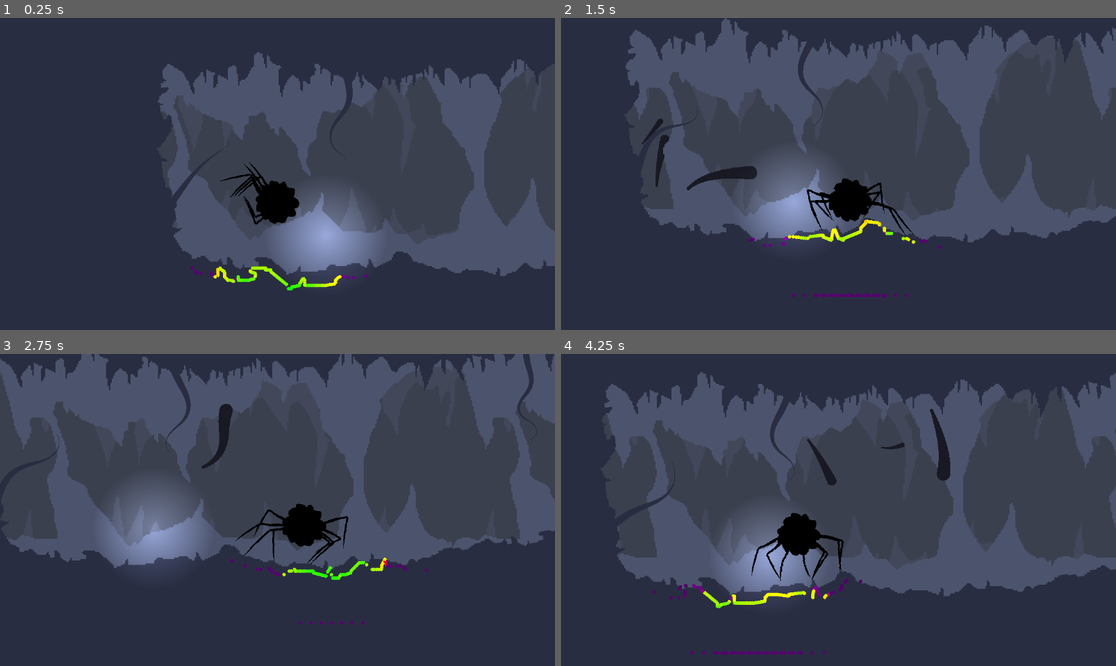
Above: before the commit, frames 1-4 (two rows, left to right).
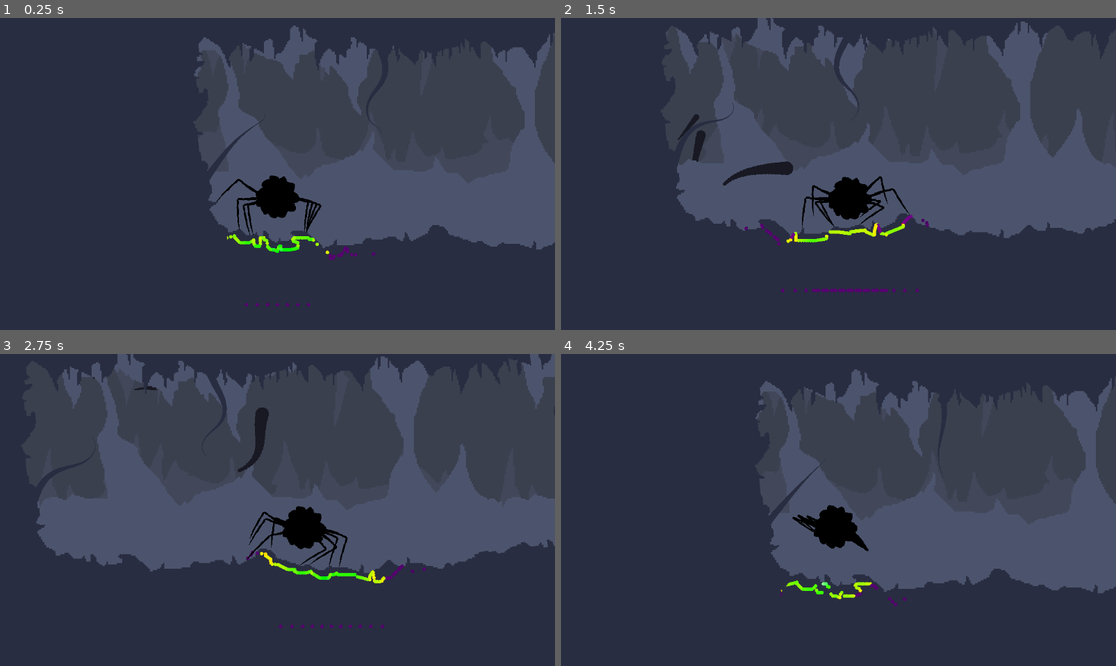
Above: after the commit, the same moments.

Repository: p4triko/CG-2025-Project-Procedural-Animation
Game: Godot game, scene res://scenes/main.tscn
Two runs of this game, one before a commit and one after it. Both use one fixed random seed, a clock stepped at 60 frames per second and the inputs below. This scene is started directly instead of the project's main scene.
Inputs (mouse positions are in pixels of both pictures, inside the frame that each line leads up to):
- Up to frame 1 (0.25 s): no input
- Up to frame 2 (1.5 s): move the mouse to (960, 158) at 0.52 s; hold D (game_right) 0.53-1.28 s; hold T (toggle_spine_draw_state, bound only after the commit) 0.53-1.28 s; tap Space (game_jump) at 0.77 s; move the mouse to (727, 189) at 1.27 s; hold S (game_down) from 1.28 s (still down); tap Shift (game_sprint) at 1.35 s
- Up to frame 3 (2.75 s): tap Space (game_jump) at 1.52 s; tap T (toggle_spine_draw_state, bound only after the commit) at 1.55 s; move the mouse to (333, 441) at 2.02 s; release S (game_down) at 2.03 s; hold D (game_right) from 2.03 s (still down); hold T (toggle_spine_draw_state, bound only after the commit) from 2.03 s (still down)
- Up to frame 4 (4.25 s): move the mouse to (810, 572) at 2.77 s; release D (game_right) at 2.78 s; release T (toggle_spine_draw_state, bound only after the commit) at 2.78 s; hold W (game_up) 2.78-3.53 s; tap T (toggle_spine_draw_state, bound only after the commit) at 2.85, 3.8 s; tap Space (game_jump) at 3.02, 3.77 s; move the mouse to (1005, 556) at 3.52 s; hold A (game_left) from 3.53 s (still down); hold Shift (game_sprint) from 3.53 s (still down); tap R (restart, bound only after the commit) at 4.15 s

The runs differ from the first frame. In frame 1, 28% of the frame differs, in the area x 28-100%, y 2-93%; in frame 2, 27%; in frame 3, 28%; in frame 4, 29%, in the area x 7-100%, y 4-97%.

Commit message:
Add evolution showcase for spine and restart button to main scene

Diff:
--- a/project.godot
+++ b/project.godot
@@ -86,6 +86,16 @@
 , Object(InputEventJoypadMotion,"resource_local_to_scene":false,"resource_name":"","device":-1,"axis":5,"axis_value":1.0,"script":null)
 ]
 }
+toggle_spine_draw_state={
+"deadzone": 0.2,
+"events": [null, Object(InputEventKey,"resource_local_to_scene":false,"resource_name":"","device":-1,"window_id":0,"alt_pressed":false,"shift_pressed":false,"ctrl_pressed":false,"meta_pressed":false,"pressed":false,"keycode":0,"physical_keycode":84,"key_label":0,"unicode":116,"location":0,"echo":false,"script":null)
+]
+}
+restart={
+"deadzone": 0.2,
+"events": [Object(InputEventKey,"resource_local_to_scene":false,"resource_name":"","device":-1,"window_id":0,"alt_pressed":false,"shift_pressed":false,"ctrl_pressed":false,"meta_pressed":false,"pressed":false,"keycode":0,"physical_keycode":82,"key_label":0,"unicode":114,"location":0,"echo":false,"script":null)
+]
+}
 
 [rendering]
 
--- /dev/null
+++ b/scenes/main.gd
@@ -0,0 +1,12 @@
+extends Node2D
+
+
+# Called when the node enters the scene tree for the first time.
+func _ready():
+	pass # Replace with function body.
+
+
+# Called every frame. 'delta' is the elapsed time since the previous frame.
+func _process(delta):
+	if Input.is_action_just_pressed("restart"):
+		get_tree().reload_current_scene()
--- a/scenes/main.tscn
+++ b/scenes/main.tscn
@@ -1,5 +1,6 @@
-[gd_scene load_steps=17 format=3 uid="uid://ct0ulycmcjs4x"]
-
+[gd_scene load_steps=18 format=3 uid="uid://ct0ulycmcjs4x"]
+
+[ext_resource type="Script" uid="uid://ccd2q1fisma3t" path="res://scenes/main.gd" id="1_choun"]
 [ext_resource type="Texture2D" uid="uid://d31wyk8meby57" path="res://assets/sprites/cavelevel2.png" id="2_tbgi4"]
 [ext_resource type="Texture2D" uid="uid://8h5l0t55fnix" path="res://assets/sprites/cavelevel3.png" id="3_tefeu"]
 [ext_resource type="PackedScene" uid="uid://b58dxn6dr4lmi" path="res://objects/Terrain/CaveFloor.tscn" id="4_85g3d"]
@@ -53,8 +54,10 @@
 point_count = 49
 
 [node name="Main" type="Node2D"]
+script = ExtResource("1_choun")
 
 [node name="Background" type="Node2D" parent="."]
+position = Vector2(-81, -432)
 
 [node name="Parallax4" type="Parallax2D" parent="Background"]
 z_index = -3
@@ -76,6 +79,7 @@
 repeat_times = 3
 
 [node name="Cavelevel3" type="Sprite2D" parent="Background/Parallax3"]
+position = Vector2(-5, 93)
 texture = ExtResource("3_tefeu")
 centered = false
 offset = Vector2(0, -250)
@@ -89,6 +93,7 @@
 repeat_times = 3
 
 [node name="Cavelevel2" type="Sprite2D" parent="Background/Parallax2"]
+position = Vector2(9, 51)
 texture = ExtResource("2_tbgi4")
 centered = false
 offset = Vector2(0, -250)
@@ -96,7 +101,7 @@
 region_rect = Rect2(0, -250, 960, 1000)
 
 [node name="Cave" type="Node2D" parent="."]
-position = Vector2(-1153, 97)
+position = Vector2(-1330, -320)
 
 [node name="Filler" type="Polygon2D" parent="Cave"]
 color = Color(0.16078432, 0.1764706, 0.25490198, 1)
@@ -278,16 +283,16 @@
 texture = ExtResource("5_tefeu")
 
 [node name="Player" parent="." instance=ExtResource("5_tipki")]
-position = Vector2(250, 330)
+position = Vector2(-1.9999981, -43)
 scale = Vector2(1.1802084, 1.1939065)
 h_accel = 2000.0
 h_target_velocity = 300.0
 sprint_multiplier = 1.5
 
 [node name="CaveCeiling" parent="." instance=ExtResource("5_choun")]
-position = Vector2(1385.0001, 30.999992)
+position = Vector2(1208.0001, -386.00006)
 rotation = -0.13934512
 
 [node name="CaveFloor" parent="." instance=ExtResource("4_85g3d")]
-position = Vector2(40, 449.99997)
+position = Vector2(-136.99998, 33)
 rotation = 1.4675587
--- a/scenes/spine.tscn
+++ b/scenes/spine.tscn
@@ -2,8 +2,7 @@
 
 [ext_resource type="Script" uid="uid://bkimi84ca4v7p" path="res://scripts/spine.gd" id="1_g2r3l"]
 
-[node name="Spine" type="Node2D" node_paths=PackedStringArray("path_to_follow")]
+[node name="Spine" type="Node2D"]
 script = ExtResource("1_g2r3l")
 follow_strength = 0.92
-path_to_follow = NodePath("")
 speed = 250.0
--- /dev/null
+++ b/scenes/spine_evolution.tscn
@@ -0,0 +1,19 @@
+[gd_scene load_steps=3 format=3 uid="uid://dwq4pp8r4vvpx"]
+
+[ext_resource type="Script" uid="uid://bcvrwvjgt2fng" path="res://scripts/spineevolve.gd" id="1_5wk5s"]
+
+[sub_resource type="Curve2D" id="Curve2D_5wk5s"]
+_data = {
+"points": PackedVector2Array(87.97722, -93.58849, -87.97722, 93.58849, 288, 180, 22.599339, -58.66066, -22.599339, 58.66066, 240, 340, -6.18425, -25.548164, 6.18425, 25.548164, 470, 542, -41.510864, 37.45996, 41.510864, -37.45996, 789, 534, -45.621063, 22.730856, 45.621063, -22.730856, 1026, 487, -79.85955, 45.53741, 79.85955, -45.53741, 1081, 334, 88.079605, 51.05131, -88.079605, -51.05131, 1104, 134, 43.034588, 20.954105, -43.034588, -20.954105, 989, 40, 26.4352, 35.531837, -26.4352, -35.531837, 656.0908, 97.54548, 58.1693, -24.10804, -58.1693, 24.10804, 288, 180)
+}
+point_count = 10
+
+[node name="SpineEvolution" type="Node2D" node_paths=PackedStringArray("path_to_follow")]
+script = ExtResource("1_5wk5s")
+path_to_follow = NodePath("Path2D")
+speed = 300.0
+
+[node name="Path2D" type="Path2D" parent="."]
+position = Vector2(185, 47.000004)
+scale = Vector2(0.5204863, 0.7662875)
+curve = SubResource("Curve2D_5wk5s")
--- a/scripts/spine.gd
+++ b/scripts/spine.gd
@@ -1,4 +1,6 @@
 extends Node2D
+
+class_name Spine
 
 @export var segment_count: int = 20 # how many points make up the spine or chain
 @export var segment_length: float = 10.0 # how far apart the points are
@@ -6,6 +8,7 @@
 @export var iterations: int = 3
 @export var debug_draw: bool = false
 @export var spine_color: Color = Color.from_rgba8(24, 25, 35) # The entire color of the spine
+@export var follow_mouse: bool = false
 
 var pts: Array[Vector2] = [] # store every point as 2d vector, [0] being the head
 var segment_widths: Array[float] = []
@@ -58,7 +61,6 @@
 
 func move_along_path(delta):
 	if path_to_follow == null:
-		print("No path assigned!")
 		return
 
 	var curve = path_to_follow.curve
@@ -80,7 +82,8 @@
 	for _iter in range(iterations): # We do 3 passes here for better calculations and reduce the stretchiness
 
 		# Anchor point
-		#pts[0] = pts[0].lerp(to_local(get_global_mouse_position()), 0.2) # head follows the mouse
+		if follow_mouse:
+			pts[0] = pts[0].lerp(to_local(get_global_mouse_position()), 0.2) # head follows the mouse
 
 		# Forward pass
 		for i in range(1, segment_count):
@@ -98,16 +101,8 @@
 
 
 func _draw():
-
 	for i in range(segment_count):
 		draw_circle(pts[i], segment_widths[i], spine_color, true)
 
 	for i in range(1, segment_count):
 		draw_line(pts[i - 1], pts[i], spine_color, 10.0)
-
-	if debug_draw:
-		for i in range(segment_count):
-			draw_circle(pts[i], segment_widths[i], Color.WHITE, false)
-
-		for i in range(1, segment_count):
-			draw_line(pts[i - 1], pts[i], Color.RED)
--- /dev/null
+++ b/scripts/spineevolve.gd
@@ -0,0 +1,43 @@
+extends Spine
+
+var current_draw_state: int = 0 # Which part of the draw state we are at, basically to show the evolution of the spine
+
+enum DrawStates {
+	SPINE_ONLY, # Simply draw the line that basically acts as the spine.
+	BODY_OUTLINES, # Circle outlines that make up the body.
+	FINAL_SPINE # The final version of the spine with proper coloring
+}
+
+var spine_renders: Array[DrawStates] = [
+	DrawStates.SPINE_ONLY,
+	DrawStates.BODY_OUTLINES,
+	DrawStates.FINAL_SPINE
+]
+
+func _ready():
+	super._ready()
+
+func _unhandled_input(event):
+	if event.is_action_pressed("toggle_spine_draw_state"):
+		current_draw_state += 1
+		if current_draw_state >= spine_renders.size():
+			current_draw_state = 0
+		queue_redraw()
+
+func _draw():
+
+	var draw_state = spine_renders[current_draw_state]
+
+	match draw_state:
+		DrawStates.SPINE_ONLY:
+			for i in range(1, segment_count):
+				draw_line(pts[i - 1], pts[i], Color.RED)
+
+		DrawStates.BODY_OUTLINES:
+			for i in range(1, segment_count):
+				draw_line(pts[i - 1], pts[i], Color.RED)
+			for i in range(segment_count):
+				draw_circle(pts[i], segment_widths[i], Color.WHITE, false)
+
+		DrawStates.FINAL_SPINE:
+			super._draw()
--- a/scripts/tentacle.gd
+++ b/scripts/tentacle.gd
@@ -28,6 +28,7 @@
 var segments: Array[Vector2] = []
 var segment_lengths: Array[float] = []
 var wave_time: float = 0.0
+@export var apply_waviness: bool = true
 
 func _ready():
 	var segment_len = max_length / num_segments
@@ -57,10 +58,12 @@
 		target_pos = global_position + (dir * max_length * 0.9)
 
 	solve_ik(target_pos)
-	apply_waves(delta)
+	if apply_waviness:
+		apply_waves(delta)
 
 	# Pinning
 	if follows_mouse:
+		apply_waviness = false
 		segments[-1] = target_pos
 
 	update_line_visuals()
Not shown, added: scenes/main.gd.uid
Not shown, added: scripts/spineevolve.gd.uid
